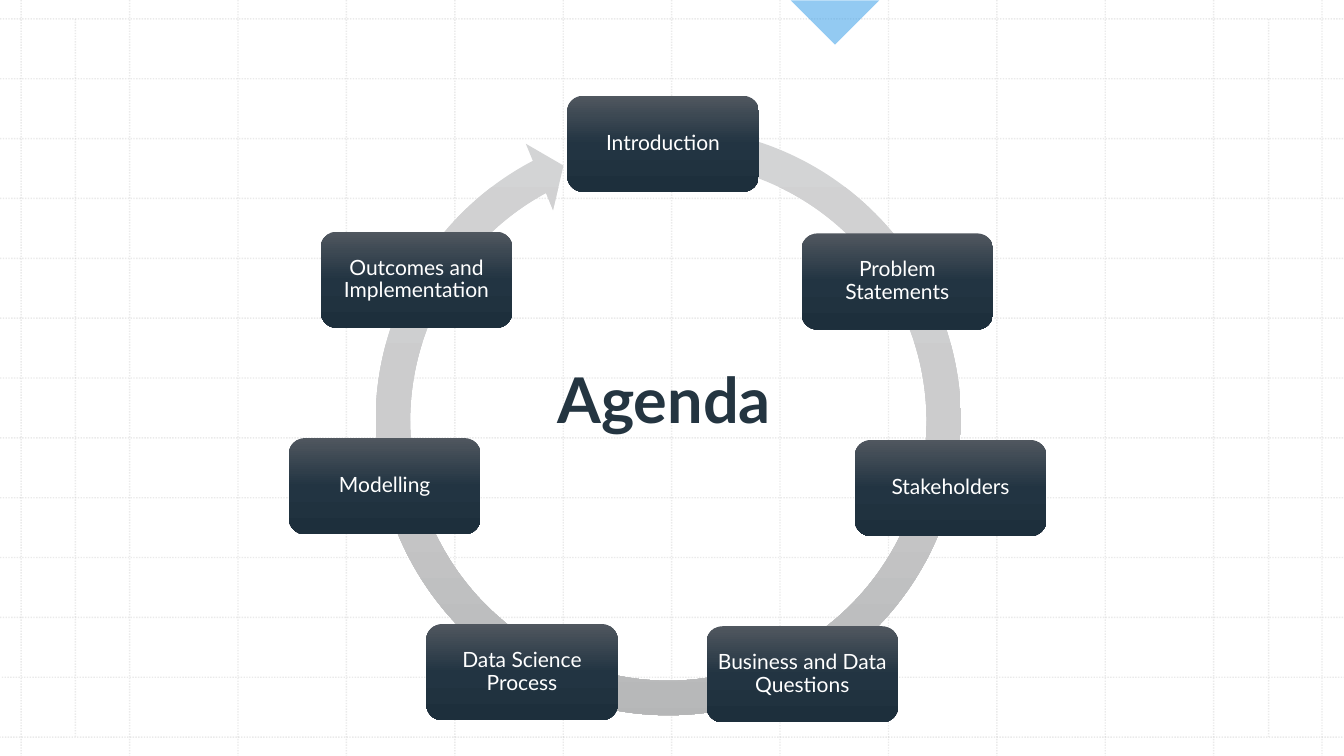
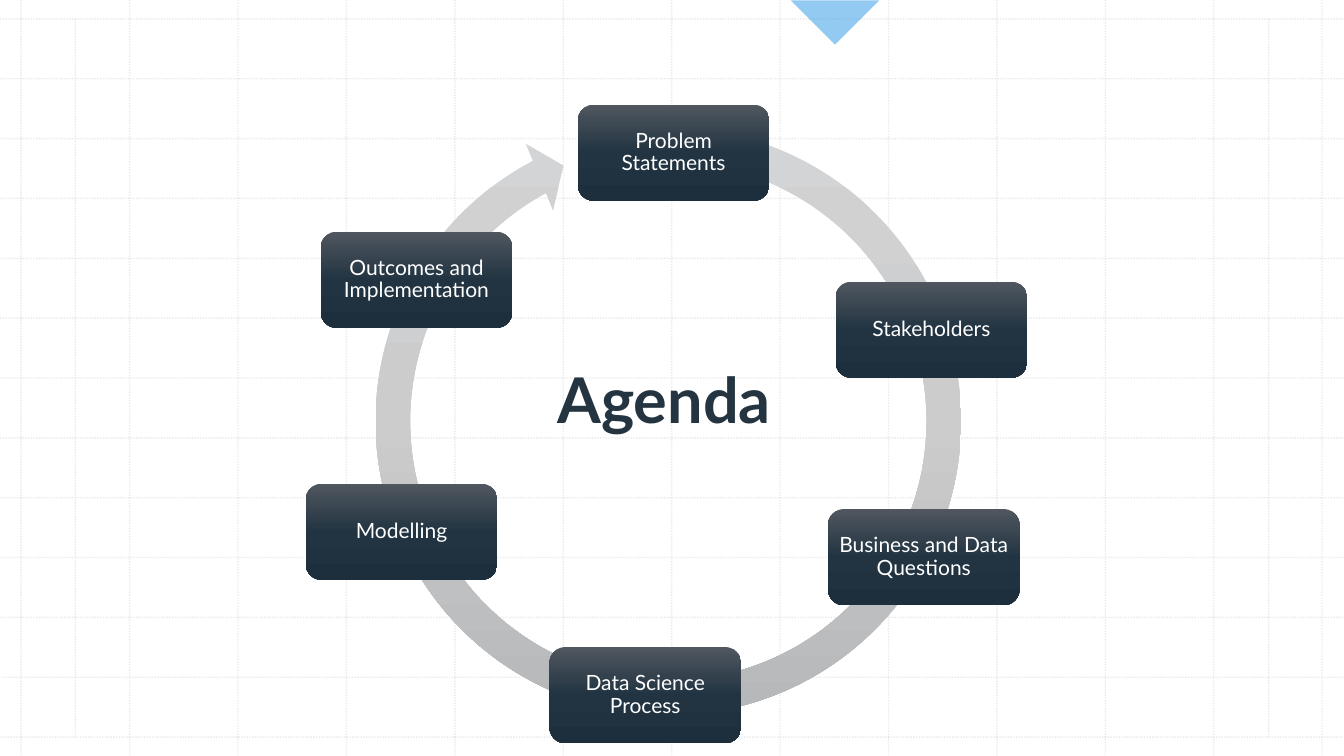
Before and after one commit to kena3188/Fraud-Detection-in-Online-Consumer-Reviews, a slide deck: slide 3 of Fraud Detection in Online Consumer Reviews.pptx (slide 2 before the commit). Drawn at 1344x756 pixels with LibreOffice and Linux fonts; fonts in the diff are those of the drawing. Boxes give left, top, right and bottom in pixels: in the first picture for what was removed or moved away, otherwise in the second. Text is boxed around its words. In the diff, an @@ line names an element or a change of style, - is before the commit and + after.

```diff
--- a/Fraud Detection in Online Consumer Reviews.pptx
+++ b/Fraud Detection in Online Consumer Reviews.pptx
@@ freeform shape removed at (x1=568, y1=96, x2=759, y2=192) @@
-Introduction
@@ freeform shape "Problem Statements" moved from (x1=802, y1=234, x2=993, y2=330) to (x1=578, y1=105, x2=769, y2=201) @@
@@ freeform shape "Stakeholders" moved from (x1=855, y1=440, x2=1047, y2=535) to (x1=836, y1=281, x2=1027, y2=377) @@
@@ freeform shape "Modelling" moved from (x1=289, y1=439, x2=481, y2=534) to (x1=306, y1=484, x2=497, y2=580) @@
@@ freeform shape "Business and Data Questions" moved from (x1=707, y1=626, x2=898, y2=722) to (x1=828, y1=509, x2=1019, y2=605) @@
@@ freeform shape "Data Science Process" moved from (x1=426, y1=624, x2=618, y2=720) to (x1=549, y1=647, x2=741, y2=743) @@
```
Also in this commit, not shown: 4 other slides changed, 1 other file.
